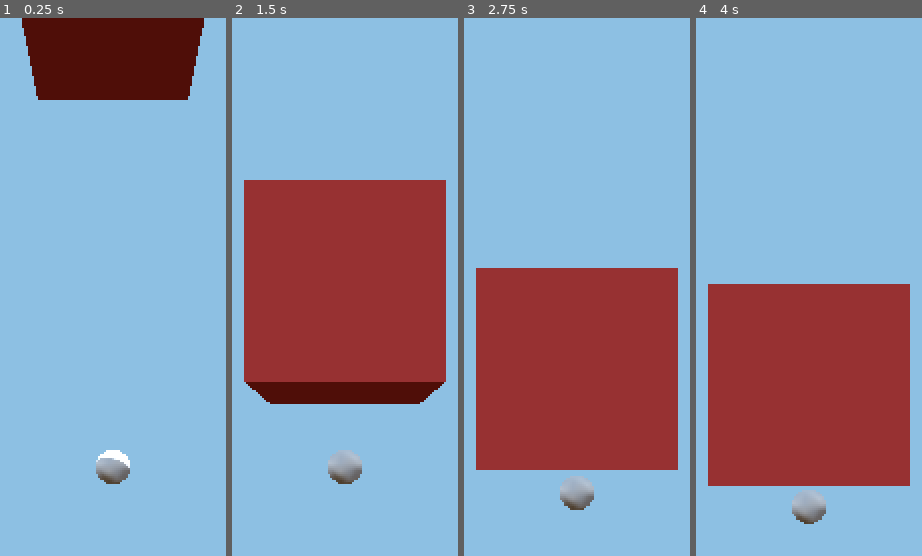
Above: before the commit, frames 1-4 (left to right).
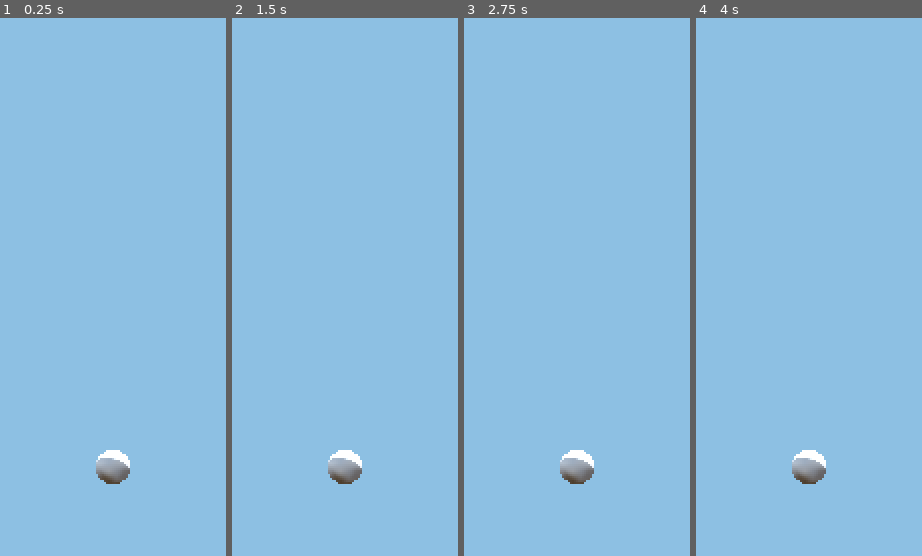
Above: after the commit, the same moments.

Repository: trflorian/virtual-hand-clone
Game: Godot game, scene res://world.tscn
Two runs of this game, one before a commit and one after it. Both use one fixed random seed, a clock stepped at 60 frames per second and the inputs below.
Inputs:
- Up to frame 1 (0.25 s): no input
- Up to frame 2 (1.5 s): no input
- Up to frame 3 (2.75 s): tap Enter at 2 s
- Up to frame 4 (4 s): tap Space at 3.5 s

The runs differ from the first frame. In frame 1, 11% of the frame differs, in the area x 9-91%, y 0-16%; in frame 2, 37%, in the area x 5-95%, y 30-84%; in frame 3, 35%; in frame 4, 34%.

Commit message:
cleanup godot project

Diff:
--- /dev/null
+++ b/godot/box/box.tscn
@@ -0,0 +1,33 @@
+[gd_scene load_steps=6 format=3 uid="uid://dr3i5ngnm6k3y"]
+
+[ext_resource type="Script" path="res://box/box_respawn.gd" id="1_ewp13"]
+
+[sub_resource type="PhysicsMaterial" id="PhysicsMaterial_jk7l1"]
+bounce = 0.2
+
+[sub_resource type="StandardMaterial3D" id="StandardMaterial3D_65cfg"]
+albedo_color = Color(1, 0.362, 0.34, 1)
+metallic_specular = 1.0
+roughness = 0.0
+
+[sub_resource type="BoxMesh" id="BoxMesh_bcq56"]
+material = SubResource("StandardMaterial3D_65cfg")
+size = Vector3(5, 5, 5)
+
+[sub_resource type="BoxShape3D" id="BoxShape3D_euh8a"]
+size = Vector3(5, 5, 5)
+
+[node name="Box" type="RigidBody3D"]
+transform = Transform3D(1, 0, 0, 0, 1, 0, 0, 0, 1, 0, 15, 0)
+visible = false
+collision_mask = 3
+axis_lock_linear_z = true
+mass = 0.1
+physics_material_override = SubResource("PhysicsMaterial_jk7l1")
+script = ExtResource("1_ewp13")
+
+[node name="MeshInstance3D" type="MeshInstance3D" parent="."]
+mesh = SubResource("BoxMesh_bcq56")
+
+[node name="CollisionShape3D" type="CollisionShape3D" parent="."]
+shape = SubResource("BoxShape3D_euh8a")
--- a/godot/hand.gd
+++ b/godot/hand/hand.gd
@@ -13,7 +13,7 @@
 	[0, 17], [13, 17], [17, 18], [18, 19], [19, 20], # Pinky
 ]
 
-var landmark_sphere: PackedScene = preload("res://hand_landmark.tscn")
+var landmark_sphere: PackedScene = preload("res://hand/hand_landmark.tscn")
 
 var hand_landmarks: Array[HandLandmark] = []
 var hand_lines: Array[MeshInstance3D] = []
@@ -21,9 +21,6 @@
 func _ready() -> void:
 	_create_hand_landmark_spheres()
 	_create_hand_lines()
-
-func _process(_delta: float) -> void:
-	_update_hand_lines()
 
 func _create_hand_landmark_spheres() -> void:
 	for i in range(NUM_LANDMARKS):
@@ -38,31 +35,24 @@
 		add_child(line_instance)
 		hand_lines.append(line_instance)
 
+func _process(_delta: float) -> void:
+	_update_hand_lines()
+
 func _update_hand_lines() -> void:
 	for i in HAND_LINES_MAPPING.size():
 		var mapping = HAND_LINES_MAPPING[i]
 		var p0 = hand_landmarks[mapping[0]].global_position
 		var p1 = hand_landmarks[mapping[1]].global_position
-		Draw3D.edit_line(hand_lines[i], p0, p1)
+		LineRenderer.edit_line(hand_lines[i], p0, p1)
 
-func update_hand_landmark(landmark_id: int, landmark_pos: Vector3) -> void:
+func _update_hand_landmark(landmark_id: int, landmark_pos: Vector3) -> void:
 	var lm = hand_landmarks[landmark_id]
 	lm.target = landmark_pos
-	#lm.global_position = lerp(lm.global_position, landmark_pos, 0.2)
 
 func parse_hand_landmarks_from_data(hand_data: Array) -> void:
-	var z_bias = 0.0
 	for lm_id in range(NUM_LANDMARKS):
 		var lm_data = hand_data[lm_id]
 		var pos_cam = Vector3(lm_data[0], lm_data[1], lm_data[2]) - Vector3.ONE * 0.5
 		var pos_xyz = Vector3(-pos_cam[0], -pos_cam[1], pos_cam[2]) * HAND_SCALE
-		#pos_xyz.z /= scale
-		#z_bias += pos_xyz.z / NUM_LANDMARKS
-		pos_xyz.z += 17
-		update_hand_landmark(lm_id, pos_xyz)
-	#print("-------------")
-	##print(z_bias)
-	#for lm_id in range(NUM_LANDMARKS):
-		#print(hand_landmarks[lm_id].global_position.z )
-		#hand_landmarks[lm_id].global_position.z -= z_bias
-		#print(hand_landmarks[lm_id].global_position.z )
+		pos_xyz.z += 12
+		_update_hand_landmark(lm_id, pos_xyz)
--- a/godot/hand_landmark.gd
+++ b/godot/hand/hand_landmark.gd
@@ -39,7 +39,7 @@
 
 func _physics_process(delta: float) -> void:
 	global_position = lerp(global_position, target, 0.3)
-	move_and_collide((target - global_position))
+	#move_and_collide((target - global_position) * delta * 10)
 
 func is_interaction(lm1: HandLandmark, lm2: HandLandmark) -> bool:
 	if lm1.type != LandmarkType.TIP or lm2.type != LandmarkType.TIP:
--- a/godot/hand_landmark.tscn
+++ b/godot/hand/hand_landmark.tscn
@@ -1,6 +1,6 @@
 [gd_scene load_steps=4 format=3 uid="uid://b03ewirciycji"]
 
-[ext_resource type="Script" path="res://hand_landmark.gd" id="1_e36bc"]
+[ext_resource type="Script" path="res://hand/hand_landmark.gd" id="1_v35cl"]
 
 [sub_resource type="CylinderShape3D" id="CylinderShape3D_rj0g2"]
 height = 1.5
@@ -15,7 +15,7 @@
 freeze_mode = 1
 max_contacts_reported = 1
 contact_monitor = true
-script = ExtResource("1_e36bc")
+script = ExtResource("1_v35cl")
 sphere = NodePath("Sphere")
 
 [node name="CollisionShape3D" type="CollisionShape3D" parent="."]
--- a/godot/hand_tracking.gd
+++ b/godot/hand/hand_tracking.gd
@@ -14,6 +14,11 @@
 	left_hand = _create_new_hand()
 	right_hand = _create_new_hand()
 
+func _create_new_hand() -> Hand:
+	var hand_instance := Hand.new()
+	add_child(hand_instance)
+	return hand_instance
+
 func _parse_hands_from_packet(data: PackedByteArray) -> Dictionary:
 	var json_string = data.get_string_from_utf8()
 	var json = JSON.new()
@@ -25,11 +30,6 @@
 	assert(typeof(data_received) == TYPE_DICTIONARY)
 
 	return data_received
-
-func _create_new_hand() -> Hand:
-	var hand_instance := Hand.new()
-	add_child(hand_instance)
-	return hand_instance
 
 func _process(_delta: float) -> void:
 	server.poll()
--- a/godot/project.godot
+++ b/godot/project.godot
@@ -17,7 +17,7 @@
 
 [autoload]
 
-Draw3D="*res://Draw3D.gd"
+LineRenderer="*res://utils/line_renderer.gd"
 
 [rendering]
 
--- a/godot/world.tscn
+++ b/godot/world.tscn
@@ -1,7 +1,6 @@
-[gd_scene load_steps=10 format=3 uid="uid://bifbs5sm3l0if"]
+[gd_scene load_steps=5 format=3 uid="uid://bifbs5sm3l0if"]
 
-[ext_resource type="Script" path="res://hand_tracking.gd" id="1_vbggk"]
-[ext_resource type="Script" path="res://box_respawn.gd" id="2_vqfv7"]
+[ext_resource type="Script" path="res://hand/hand_tracking.gd" id="1_vbggk"]
 
 [sub_resource type="ProceduralSkyMaterial" id="ProceduralSkyMaterial_3lt1c"]
 sky_horizon_color = Color(0.64625, 0.65575, 0.67075, 1)
@@ -17,21 +16,6 @@
 ambient_light_source = 3
 tonemap_mode = 2
 
-[sub_resource type="PhysicsMaterial" id="PhysicsMaterial_jk7l1"]
-bounce = 0.2
-
-[sub_resource type="StandardMaterial3D" id="StandardMaterial3D_65cfg"]
-albedo_color = Color(1, 0.362, 0.34, 1)
-metallic_specular = 1.0
-roughness = 0.0
-
-[sub_resource type="BoxMesh" id="BoxMesh_bcq56"]
-material = SubResource("StandardMaterial3D_65cfg")
-size = Vector3(5, 5, 5)
-
-[sub_resource type="BoxShape3D" id="BoxShape3D_euh8a"]
-size = Vector3(5, 5, 5)
-
 [node name="World" type="Node3D"]
 
 [node name="WorldEnvironment" type="WorldEnvironment" parent="."]
@@ -46,17 +30,3 @@
 
 [node name="HandTracking" type="Node3D" parent="."]
 script = ExtResource("1_vbggk")
-
-[node name="Box" type="RigidBody3D" parent="."]
-transform = Transform3D(1, 0, 0, 0, 1, 0, 0, 0, 1, 0, 15, 0)
-collision_mask = 3
-axis_lock_linear_z = true
-mass = 0.1
-physics_material_override = SubResource("PhysicsMaterial_jk7l1")
-script = ExtResource("2_vqfv7")
-
-[node name="MeshInstance3D" type="MeshInstance3D" parent="Box"]
-mesh = SubResource("BoxMesh_bcq56")
-
-[node name="CollisionShape3D" type="CollisionShape3D" parent="Box"]
-shape = SubResource("BoxShape3D_euh8a")
Renamed: godot/box_respawn.gd -> godot/box/box_respawn.gd
Renamed: godot/Draw3D.gd -> godot/utils/line_renderer.gd
